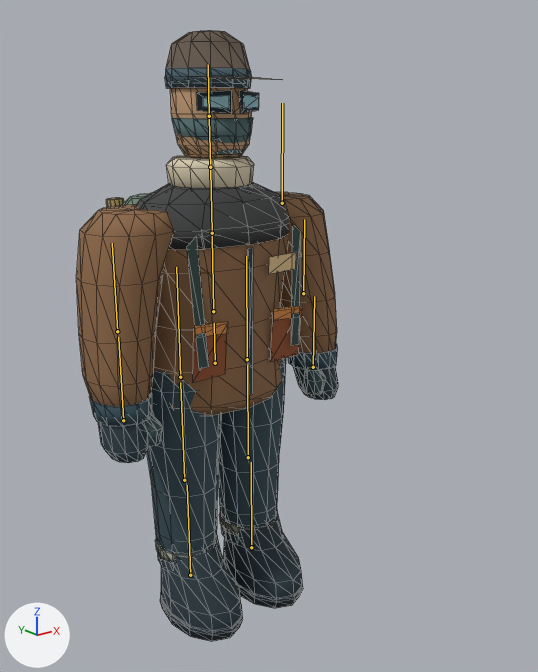
What one commit did to the glTF model public/models/arsonist-cinder.glb.
Rendered twice from a camera (50 mm lens) standing at (-1.54, -2.26, 1.99) and looking at (0.15, -0.14, 1.14). The lights are fixed; the arrows at lower left show +X, +Y and +Z. The older version comes first. The bones that change, and the others that lie on the model, are drawn over the model as lines. Mesh edges are drawn as thin lines.

Objects in the first picture: 'Wayfarer_clothing'.
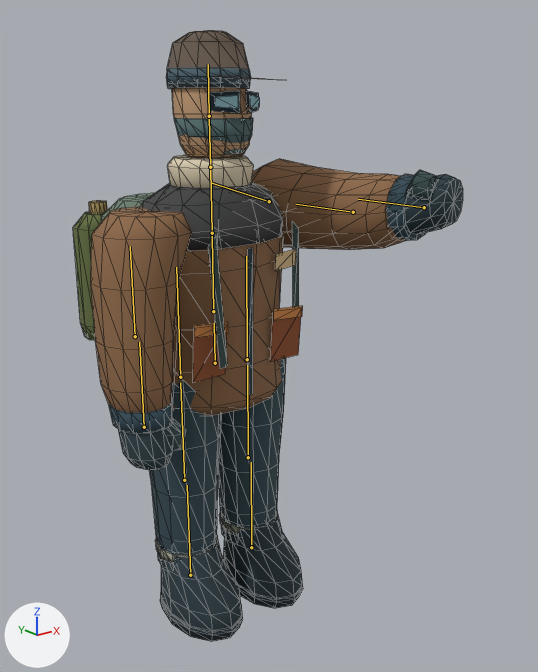
The newer file adds an action. The first version stands in its rest pose; the second is drawn at frame 5 of the action 'punch'.

Pixel boxes [x1, y1, x2, y2] of what changed, in the pictures (538 x 672 px):
'Wayfarer_clothing', posed (49% wider): before [76, 30, 338, 642]; after [73, 30, 463, 642]
bone 'ArmR', root to tip: before (282, 203) to (282, 103); after (269, 201) to (210, 182)
bone 'ElbowR', root to tip: before (303, 293) to (304, 219); after (353, 212) to (296, 204)

The edits, one by one:
Bone 'Chest' (bone_chest) turns from (0, 0, 0) to (0, 12, 0) degrees about its own x, y and z.
Bone 'ArmR' (bone_armr) turns from (0, 0, 0) to (-82, -6, -1) degrees about its own x, y and z.
Bone 'ElbowR' (bone_elbowr) turns from (0, 0, 0) to (-7, 0, 0) degrees about its own x, y and z.
